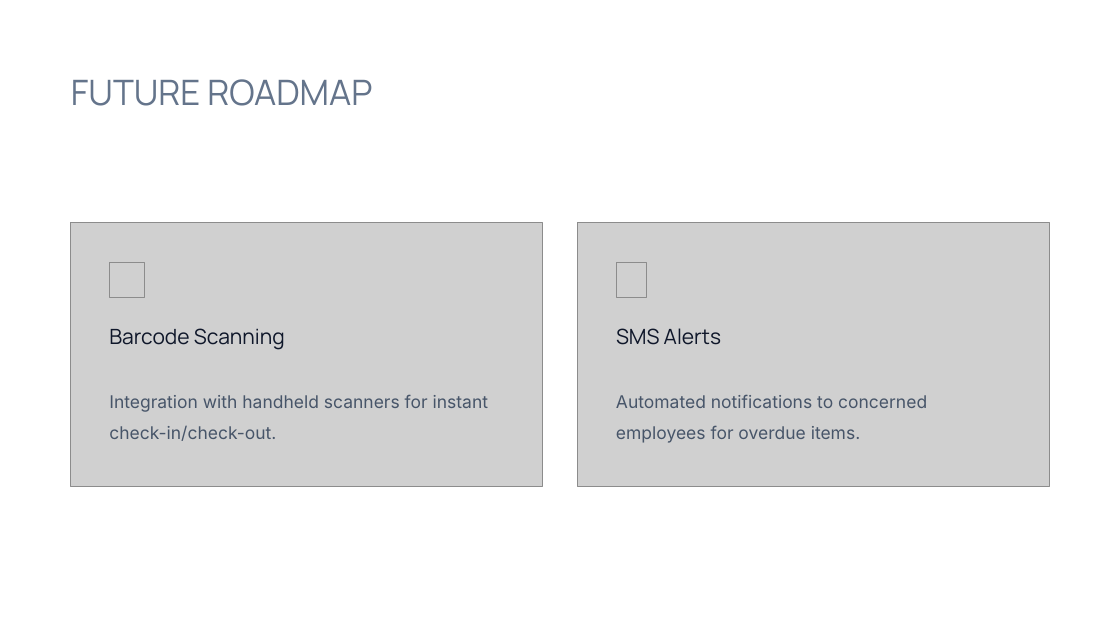
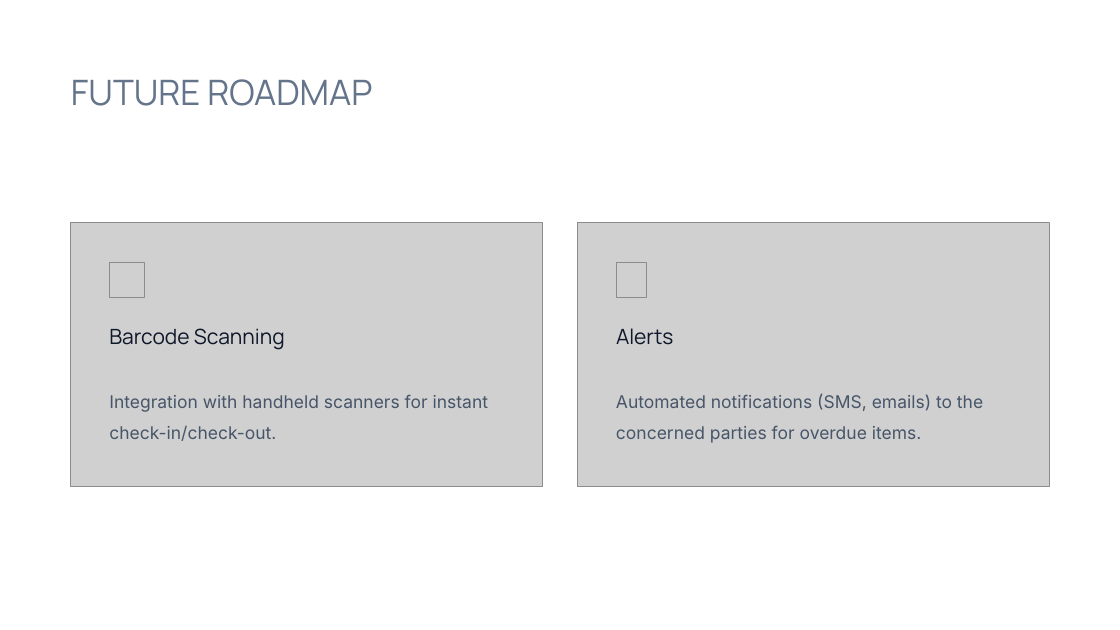
Before and after one commit to alqamah/TSL---storeMgmtSys, a slide deck: slide 9 of ppt/FMM-INFRA eStore Project Report.pptx. Drawn at 1120x630 pixels with LibreOffice and Linux fonts; fonts in the diff are those of the drawing; grey boxes stand for pictures; background and template pictures are left out. Boxes give left, top, right and bottom in pixels: in the first picture for what was removed or moved away, otherwise in the second. Text is boxed around its words. In the diff, an @@ line names an element or a change of style, - is before the commit and + after.

Commit message:
updated ppt

```diff
--- a/ppt/FMM-INFRA eStore Project Report.pptx
+++ b/ppt/FMM-INFRA eStore Project Report.pptx
@@ text at (x1=616, y1=328, x2=673, y2=345): text changed @@
-SMS Alerts
+Alerts
@@ text at (x1=616, y1=393, x2=983, y2=443): text changed @@
-Automated notifications to concerned employees for overdue items.
+Automated notifications (SMS, emails) to the concerned parties for overdue items.
```
Also in this commit, not shown: 2 other slides changed.
